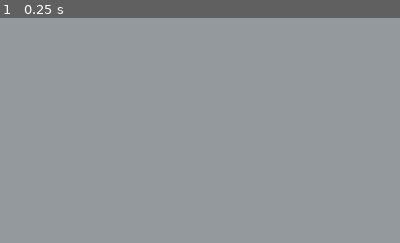
Above: before the commit, frame 1.
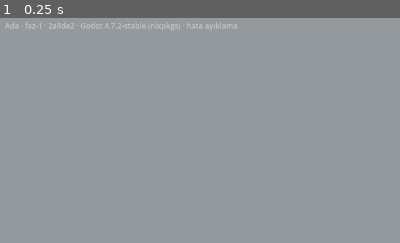
Above: after the commit, the same moment.

Repository: husamazenci/ada
Game: Godot game, scene res://sahne/dunya.tscn
Two runs of this game, one before a commit and one after it. Both use one fixed random seed, a clock stepped at 60 frames per second and the inputs below.
Inputs:
- Up to frame 1 (0.25 s): no input
The pictures show only the part of the screen within x 0-50%, y 0-50%; the shares and areas given below are measured in that part.

The runs differ from the first frame. In frame 1, 0.5% of the frame differs, in the area x 1-60%, y 1-6%.

Commit message:
claude: simülasyon sahneye bağlandı — ve yapı damgası ekrana geldi
Köprü (betik/cizim/oyun.gd): simülasyon sahneyi bilmiyor, sahne kural
işletmiyor, bütün geçiş tek dosyadan. Arkadaşın güveni ve morali artık
zorlanmış sondadan değil gerçek Dunya'dan geliyor.

Uçtan uca doğrulandı: sim ilerliyor (gün 1→3), moral değişiyor, arkadaş
güvene göre mesafesini tutuyor (4.30 m = orta bant), yiyecek havuzu arkadaşın
katkısıyla artıyor — ve hiç su içmeyen oyuncu susuzluktan ölünce oyun kapanıp
yuva siliniyor. K-006'nın tam zinciri çalışıyor.

Yapı damgası (§5.5, gecikmiş bir borç) artık ekranda. Sabit metin değil:
simülasyonun kaynak dosyalarından hesaplanıyor. Sınandı — tek satır eklenince
2a8de2'den 2c8732'ye değişiyor, geri alınınca eski değerine dönüyor. Yani
"değişiklik görünmüyor" ile "değişiklik yüklenmedi" artık ayırt edilebilir.

Hata katmanı da eklendi (§5.4): hata konsola değil ekrana da basılıyor, aynı
imza tekrar bildirilmiyor. İkisi de yalnızca hata ayıklama yapısında görünür.

Co-Authored-By: Claude Opus 5 <noreply@anthropic.com>

Diff:
--- /dev/null
+++ b/betik/cizim/damga-katmani.gd
@@ -0,0 +1,39 @@
+extends CanvasLayer
+
+# Damga ve HATA katmanı (AGENTS.md §5.4, §5.5).
+#
+# §5.4: hata konsola DEĞİL EKRANA DA basılır. Mantık ölse bile dünya çizilmeye
+#       devam eder ve ikisi gözle ayırt edilebilir.
+# §5.5: yapı damgası ilk günden görünür.
+#
+# İkisi de YALNIZCA hata ayıklama yapısında görünür — yayımlanan oyunda HUD yok.
+
+const S := preload("res://betik/veri/surum.gd")
+
+var _damga: Label
+var _hata: Label
+var _hatalar: Array[String] = []
+
+func _ready() -> void:
+	layer = 100
+	visible = OS.is_debug_build()
+	_damga = Label.new()
+	_damga.text = S.tam_damga()
+	_damga.position = Vector2(8, 4)
+	_damga.add_theme_color_override("font_color", Color(1, 1, 1, 0.45))
+	_damga.add_theme_font_size_override("font_size", 12)
+	add_child(_damga)
+
+	_hata = Label.new()
+	_hata.position = Vector2(8, 24)
+	_hata.add_theme_color_override("font_color", Color(1, 0.35, 0.25))
+	_hata.add_theme_font_size_override("font_size", 13)
+	add_child(_hata)
+
+func hata_bildir(metin: String) -> void:
+	# Aynı hata imzası tekrar basılmaz; imza DEĞİŞİNCE yeniden bildirilir.
+	if metin in _hatalar:
+		return
+	_hatalar.append(metin)
+	push_error(metin)
+	_hata.text = "\n".join(_hatalar)
--- /dev/null
+++ b/betik/cizim/oyun.gd
@@ -0,0 +1,77 @@
+extends Node3D
+
+# KÖPRÜ: saf simülasyon ile sahne arasındaki tek bağ.
+#
+# Simülasyon (betik/sim, betik/ai) sahneyi BİLMEZ; sahne de kural işletmez.
+# Bütün geçiş buradan olur. Sebep (AGENTS.md §5.2): arkadaşın davranışı
+# pencere açmadan ölçülebilmeli, ve ekranda gördüğümüz o ölçülen şeyin
+# kendisi olmalı.
+
+const D := preload("res://betik/sim/dunya.gd")
+const K := preload("res://betik/sim/kayit.gd")
+const A := preload("res://betik/veri/ayarlar.gd")
+
+## Bir oyun günü kaç GERÇEK saniye sürer. 20 dk = 1200 sn (K-052).
+@export_range(60.0, 3600.0, 10.0) var gun_suresi_sn: float = 1200.0
+## Askıya alma kaç saniyede bir yazılır (K-006: tek yuvaya SÜREKLİ yazılır).
+@export_range(1.0, 60.0, 1.0) var kayit_araligi_sn: float = 5.0
+## Geliştirme sondası: hızlandırılmış zaman.
+@export_range(1.0, 200.0, 1.0) var zaman_carpani: float = 1.0
+
+var sim
+var _bekleyen_eylem := "bekle"
+var _kayit_sayaci := 0.0
+var _arkadas: Node3D
+
+func _ready() -> void:
+	sim = D.new()
+	_arkadas = get_node_or_null(^"Arkadas")
+	# Kaldığı yerden devam (K-006). Kipi uymayan yuva atılır ve yeni oyun başlar.
+	if K.yuva_var_mi() and K.oku(sim):
+		print("[ada] askıya alınmış oyun yüklendi — gün %d" % sim.gun)
+	else:
+		print("[ada] yeni oyun")
+
+func _process(delta: float) -> void:
+	if sim.bitti:
+		return
+	var dt: float = (delta * zaman_carpani) / gun_suresi_sn
+	sim.adim(dt, func(_d): return _eylemi_al())
+
+	if _arkadas:
+		_arkadas.guven = sim.guven.deger
+		_arkadas.moral = sim.guven.moral
+
+	_kayit_sayaci += delta
+	if _kayit_sayaci >= kayit_araligi_sn:
+		_kayit_sayaci = 0.0
+		K.yaz(sim)
+
+	if sim.bitti:
+		_oyun_bitti()
+
+func _eylemi_al() -> String:
+	var e := _bekleyen_eylem
+	_bekleyen_eylem = "bekle"
+	return e
+
+func _unhandled_input(_event: InputEvent) -> void:
+	# E = KENDİNE · F = ONA. Oyunun bütün ahlaki seçimi bu iki tuş arasında.
+	if Input.is_action_just_pressed("ver"):
+		_bekleyen_eylem = "ver_su" if sim.arkadas.en_acil() == "su" else "ver_yiyecek"
+	elif Input.is_action_just_pressed("etkiles"):
+		if not sim.kap_dolu:
+			_bekleyen_eylem = "doldur"
+		elif sim.oyuncu.susuzluk >= A.ESIK_HISSEDILIR:
+			_bekleyen_eylem = "ic"
+		elif sim.oyuncu.aclik >= A.ESIK_HISSEDILIR and sim.yiyecek > 0:
+			_bekleyen_eylem = "ye"
+		else:
+			_bekleyen_eylem = "topla"
+
+func _oyun_bitti() -> void:
+	# Ölüm kesinleştiği an yuva SİLİNİR ve oyun biter (K-006). Geri dönüş yok.
+	if sim.oyuncu.oldu:
+		K.sil()
+	print("[ada] oyun bitti: %s · güven %.2f · moral %.2f" % [
+		sim.bitis_sebebi, sim.guven.deger, sim.guven.moral])
--- a/betik/veri/surum.gd
+++ b/betik/veri/surum.gd
@@ -1,12 +1,40 @@
 class_name Surum
 extends RefCounted
 
-# Yapı damgası (AGENTS.md §5.5). İlk günden var, çünkü damga yoksa
-# "değişiklik görünmüyor" ile "değişiklik yüklenmedi" ayırt edilemez.
-# Saf veri: hiçbir görsel düğüm bilmez, ekrana kendisi basmaz.
+# YAPI DAMGASI (AGENTS.md §5.5). İlk günden ekranda görünür.
+#
+# Sebep: damga yoksa "değişiklik görünmüyor" ile "değişiklik yüklenmedi"
+# AYIRT EDİLEMEZ. Birinci denemede bu ayrım yapılamadığı için saatler harcandı.
+#
+# Damga sabit bir metin DEĞİL: simülasyonun kaynak dosyalarından hesaplanır.
+# Kural değişince damga da değişir; "yeni yapı mı?" sorusu gözle cevaplanır.
 
 const OYUN_ADI := "Ada"
-const ASAMA := "faz-0"
+const ASAMA := "faz-1"
+
+const DAMGALANAN: Array[String] = [
+	"res://betik/veri/ayarlar.gd",
+	"res://betik/sim/dunya.gd",
+	"res://betik/ai/guven.gd",
+	"res://betik/ai/davranis.gd",
+	"res://betik/veri/sahneler.gd",
+]
+
+static func _ozet() -> String:
+	var h := 0
+	for yol in DAMGALANAN:
+		var f := FileAccess.open(yol, FileAccess.READ)
+		if f == null:
+			continue
+		var metin := f.get_as_text()
+		f.close()
+		for i in metin.length():
+			h = (h * 31 + metin.unicode_at(i)) & 0xFFFFFF
+	return "%06x" % h
 
 static func damga() -> String:
-	return "%s · %s · %s" % [OYUN_ADI, ASAMA, Time.get_datetime_string_from_system(false, true)]
+	return "%s · %s · %s" % [OYUN_ADI, ASAMA, _ozet()]
+
+static func tam_damga() -> String:
+	return "%s · Godot %s · %s" % [damga(), Engine.get_version_info()["string"],
+		"hata ayıklama" if OS.is_debug_build() else "dağıtım"]
--- a/sahne/dunya.tscn
+++ b/sahne/dunya.tscn
@@ -2,6 +2,8 @@
 
 [ext_resource type="Script" path="res://betik/cizim/oyuncu.gd" id="1_oyuncu"]
 [ext_resource type="Script" path="res://betik/cizim/arkadas.gd" id="2_arkadas"]
+[ext_resource type="Script" path="res://betik/cizim/oyun.gd" id="3_oyun"]
+[ext_resource type="Script" path="res://betik/cizim/damga-katmani.gd" id="4_damga"]
 
 [sub_resource type="Environment" id="Environment_gri"]
 background_mode = 1
@@ -46,6 +48,7 @@
 height = 1.75
 
 [node name="Dunya" type="Node3D"]
+script = ExtResource("3_oyun")
 
 [node name="Ortam" type="WorldEnvironment" parent="."]
 environment = SubResource("Environment_gri")
@@ -92,3 +95,6 @@
 [node name="Govde" type="MeshInstance3D" parent="Arkadas"]
 transform = Transform3D(1, 0, 0, 0, 1, 0, 0, 0, 1, 0, 0.875, 0)
 mesh = SubResource("CapsuleMesh_arkadas")
+
+[node name="Damga" type="CanvasLayer" parent="."]
+script = ExtResource("4_damga")
